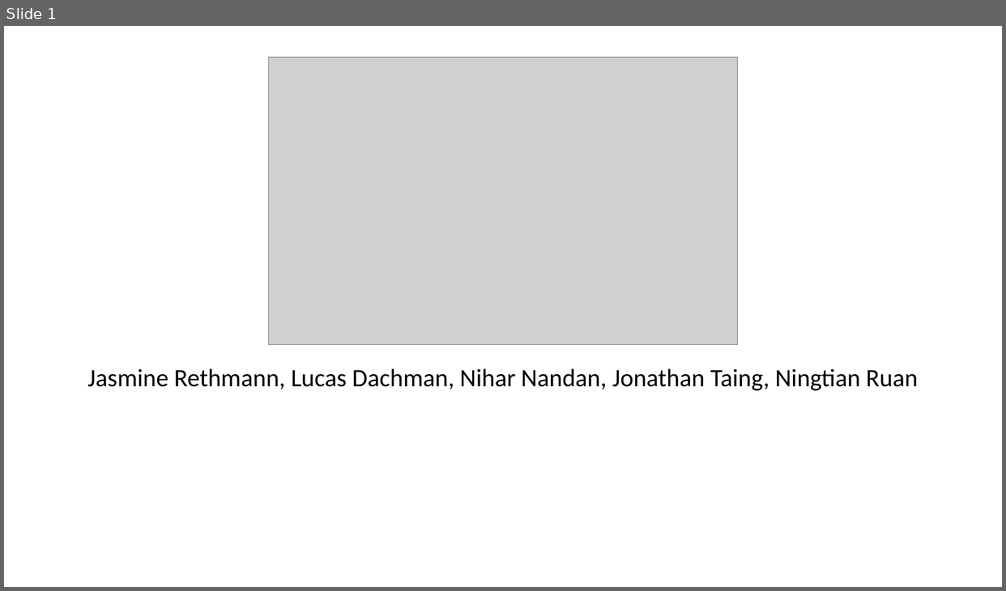
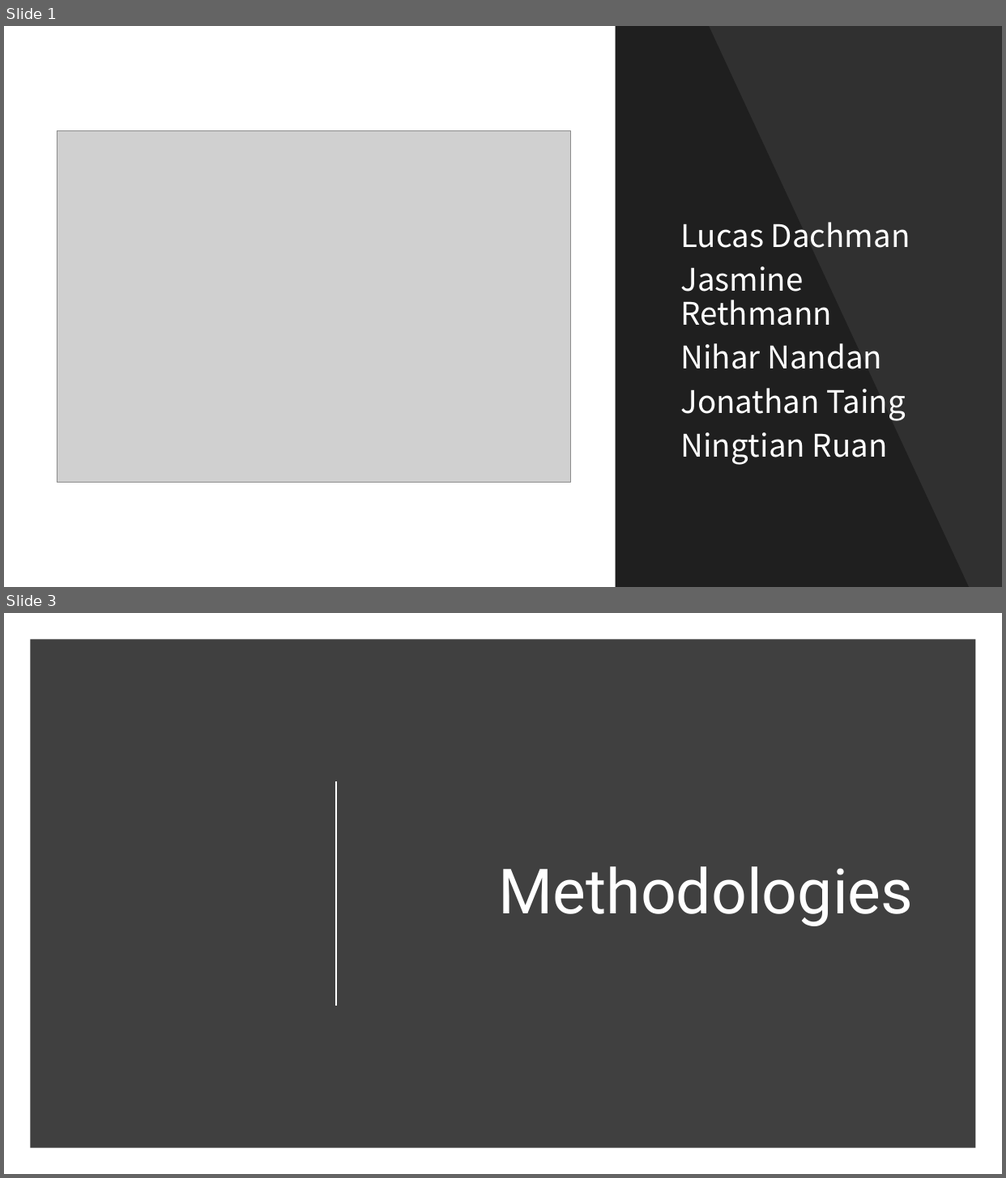
Before and after one commit to Computer-Girl/3308Project, a slide deck: ProjectPresentation.pptx. Shown one above the other, each under a label of ours: slide 1 before the commit, slides 1 and 3 after it; the slides between them are not shown. The pictures are 1006x591 and 1006x1178 pixels, drawn with LibreOffice and Linux fonts; fonts in the diff are those of the drawing; grey boxes stand for pictures. Boxes give left, top, right and bottom in pixels: in the first picture for what was removed or moved away, otherwise in the second. Text is boxed around its words. In the diff, an @@ line names an element or a change of style, - is before the commit and + after.

```diff
--- a/ProjectPresentation.pptx
+++ b/ProjectPresentation.pptx
@@ slide 3 added at [4, 613, 1002, 1174], background #FFFFFF @@
@@ rectangle added at [30, 639, 976, 1148], fill #404040 @@
@@ line added from (336, 781) to (336, 1006), #FFFFFF 1.5 pt @@
@@ title added at [498, 867, 913, 926], 60 pt, text #FFFFFF @@
+Methodologies
@@ slide 1 changed as well @@
@@ rectangle added at [616, 26, 1002, 587], fill #000000 at 81% opacity @@
@@ freeform shape added at [616, 26, 969, 587], fill #000000 at 35% opacity @@
@@ picture: place and size @@
-picture at [268, 58, 738, 345]
+picture at [57, 130, 570, 483]
@@ subtitle at [680, 222, 910, 465]: text changed; size 24 to 30 pt; font Calibri to Noto Sans CJK KR; text colour #000000 to #FFFFFF @@
-Jasmine Rethmann, Lucas Dachman, Nihar Nandan, Jonathan Taing, Ningtian Ruan
+Lucas Dachman
+Jasmine Rethmann
+Nihar Nandan
+Jonathan Taing
+Ningtian Ruan
```
Also in this commit, not shown: 2 other slides changed, 12 other slides added, 3 slides removed.
